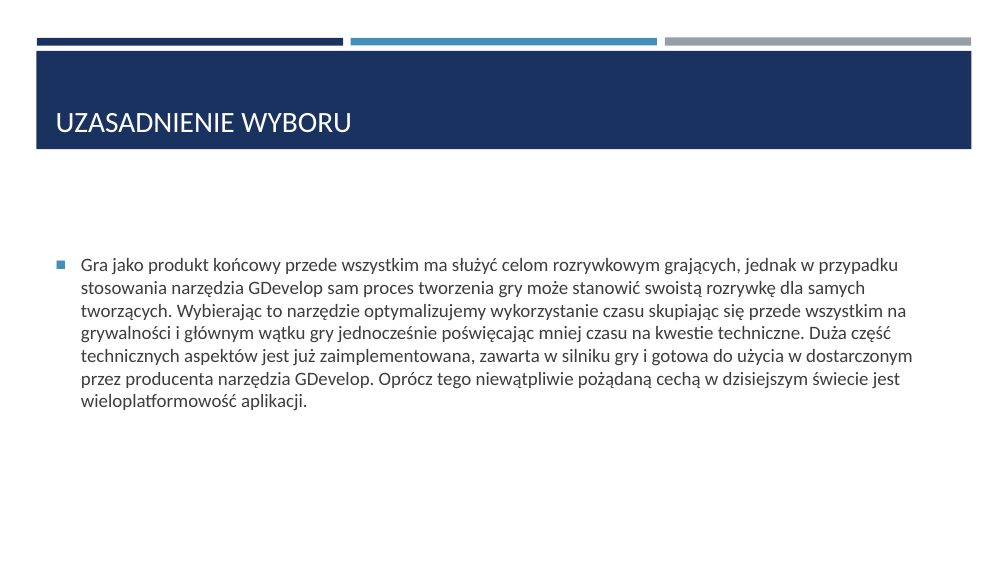
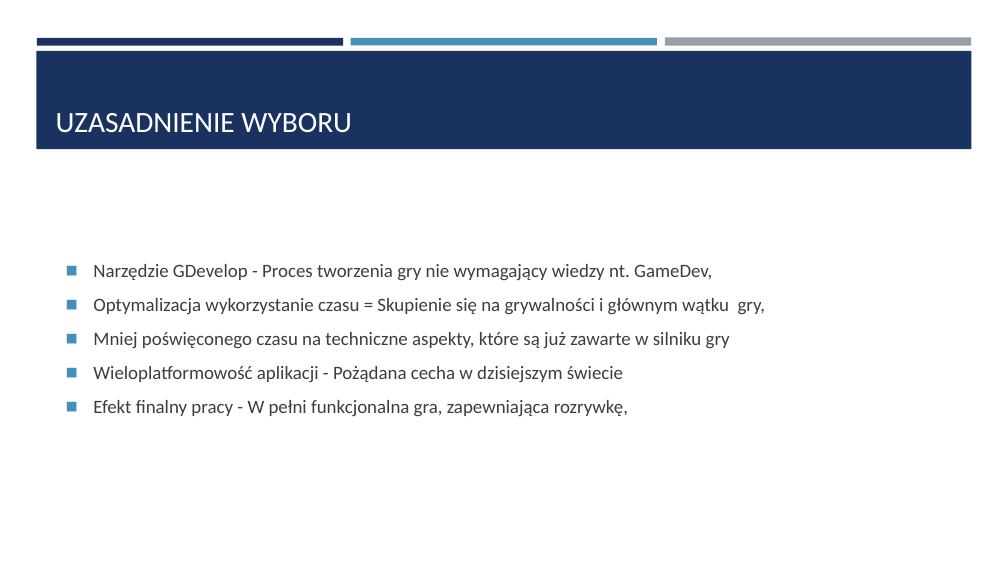
Before and after one commit to kwiat323/Praca_Inzynierska, a slide deck: slide 4 of Prezentacja/Prezentacja pracy dyplomowej.pptx. Drawn at 1008x567 pixels with LibreOffice and Linux fonts; fonts in the diff are those of the drawing. Boxes give left, top, right and bottom in pixels: in the first picture for what was removed or moved away, otherwise in the second. Text is boxed around its words. In the diff, an @@ line names an element or a change of style, - is before the commit and + after.

```diff
--- a/Prezentacja/Prezentacja pracy dyplomowej.pptx
+++ b/Prezentacja/Prezentacja pracy dyplomowej.pptx
@@ text at bbox=[93, 264, 765, 417]: text changed @@
-■ Gra jako produkt końcowy przede wszystkim ma służyć celom rozrywkowym grających, jednak w przypadku stosowania narzędzia GDevelop sam proces tworzenia gry może stanowić swoistą rozrywkę dla samych tworzących. Wybierając to narzędzie optymalizujemy wykorzystanie czasu skupiając się przede wszystkim na grywalności i głównym wątku gry jednocześnie poświęcając mniej czasu na kwestie techniczne. Duża część technicznych aspektów jest już zaimplementowana, zawarta w silniku gry i gotowa do użycia w dostarczonym przez producenta narzędzia GDevelop. Oprócz tego niewątpliwie pożądaną cechą w dzisiejszym świecie jest wieloplatformowość aplikacji.
+◼ Narzędzie GDevelop - Proces tworzenia gry nie wymagający wiedzy nt. GameDev,
+◼ Optymalizacja wykorzystanie czasu = Skupienie się na grywalności i głównym wątku gry,
+◼ Mniej poświęconego czasu na techniczne aspekty, które są już zawarte w silniku gry
+◼ Wieloplatformowość aplikacji - Pożądana cecha w dzisiejszym świecie
+◼ Efekt finalny pracy - W pełni funkcjonalna gra, zapewniająca rozrywkę,
```
Also in this commit, not shown: 4 other slides changed, 9 slides added, 2 slides removed, 1 other file.
